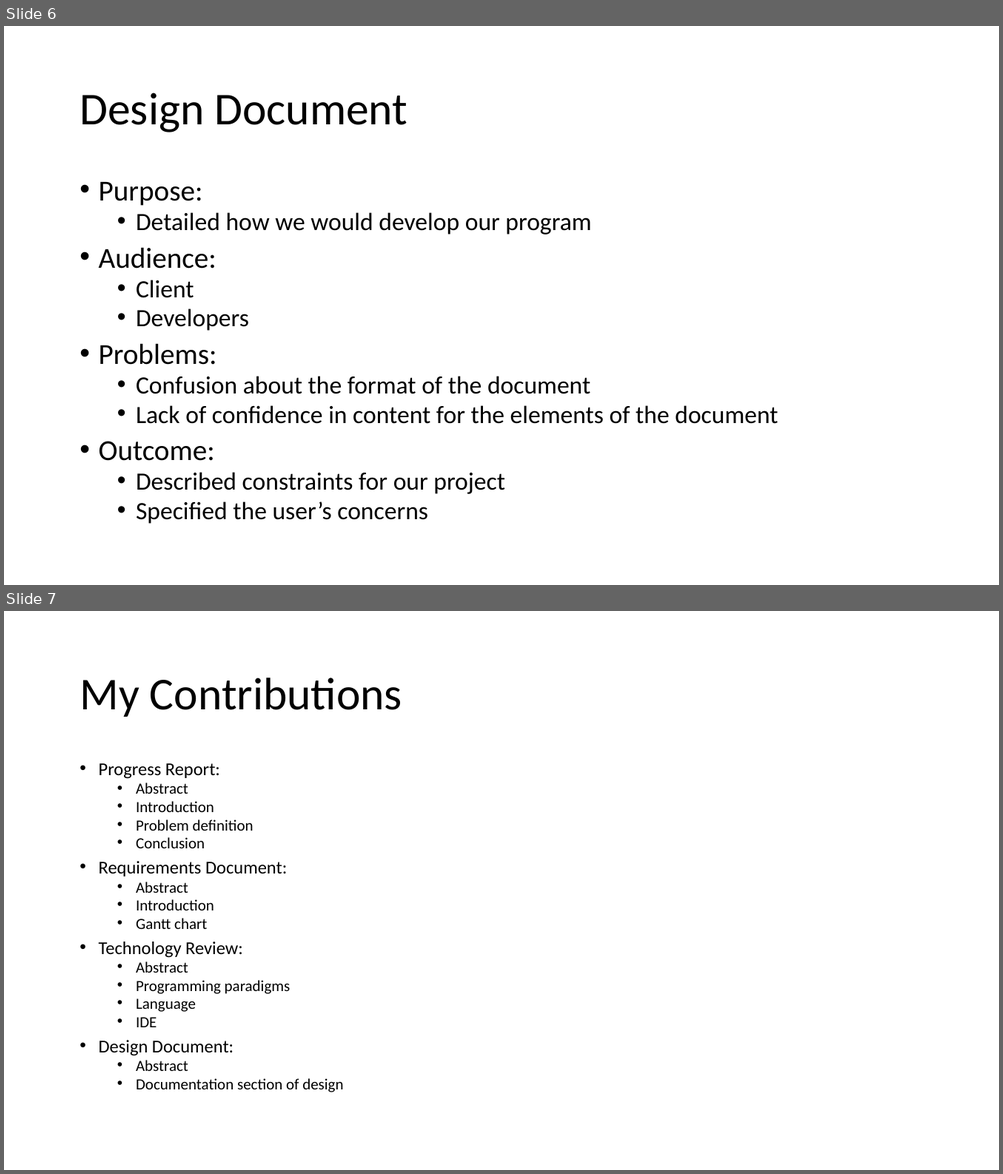
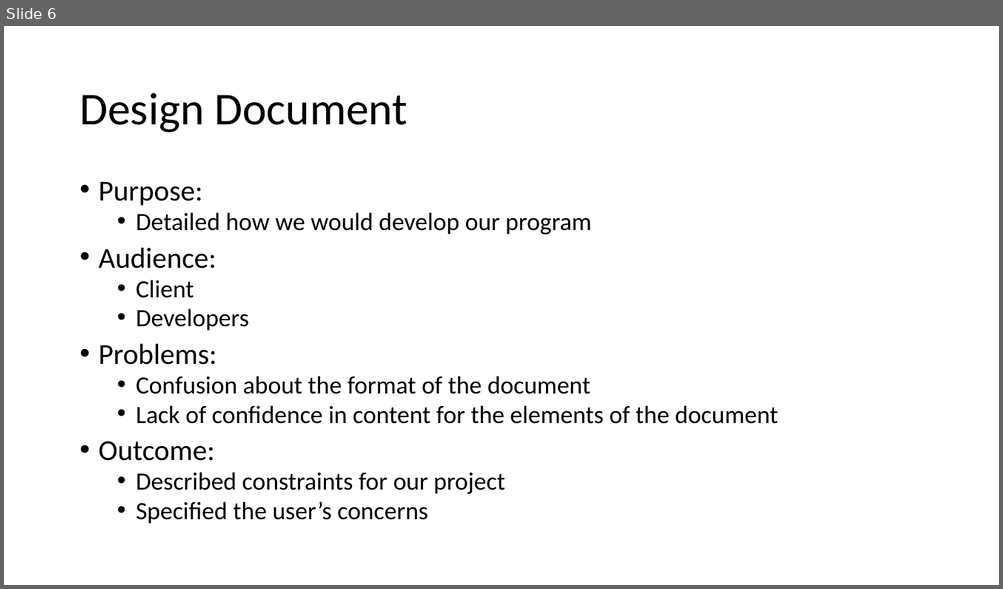
Before and after one commit to jacobbroderick/Starcraft-ai, a slide deck: Presentation_Slides/Fall2016ProgressSlidesKristen.pptx. Shown one above the other, each under a label of ours: slides 6 and 7 before the commit, slide 6 after it. The pictures are 1003x1174 and 1003x589 pixels, drawn with LibreOffice and Linux fonts; fonts in the diff are those of the drawing. Boxes give left, top, right and bottom in pixels: in the first picture for what was removed or moved away, otherwise in the second. Text is boxed around its words. In the diff, an @@ line names an element or a change of style, - is before the commit and + after.

```diff
--- a/Presentation_Slides/Fall2016ProgressSlidesKristen.pptx
+++ b/Presentation_Slides/Fall2016ProgressSlidesKristen.pptx
@@ slide 7 removed at [4, 611, 999, 1170], background #FFFFFF @@
@@ title removed at [79, 678, 402, 717] @@
-My Contributions
@@ text removed at [99, 763, 343, 1093] @@
-• Progress Report:
-  • Abstract
-  • Introduction
-  • Problem definition
-  • Conclusion
-• Requirements Document:
-  • Abstract
-  • Introduction
-  • Gantt chart
-• Technology Review:
-  • Abstract
-  • Programming paradigms
-  • Language
-  • IDE
-• Design Document:
-  • Abstract
-  • Documentation section of design
```
Also in this commit, not shown: 1 slide changed, 1 other file.
